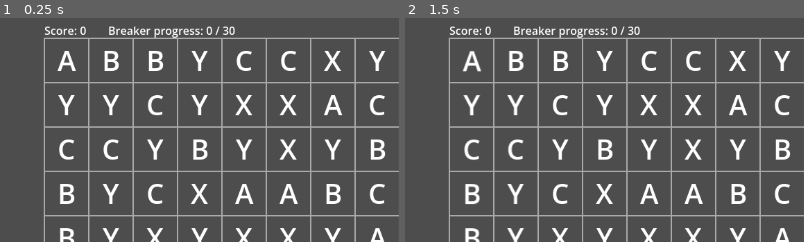
Above: before the commit, frames 1-2 (left to right).
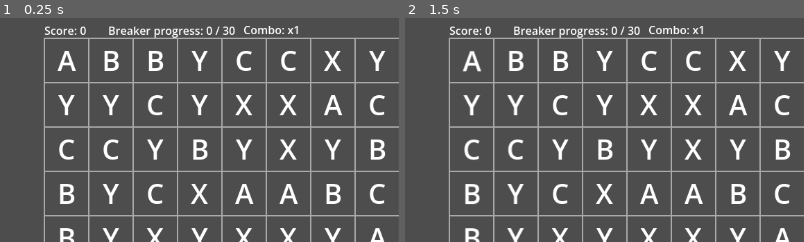
Above: after the commit, the same moments.

Repository: fehudma/godot_projects
Game: Godot game, scene res://Scenes/game.tscn
Two runs of this game, one before a commit and one after it. Both use one fixed random seed, a clock stepped at 60 frames per second and the inputs below.
Inputs:
- Up to frame 1 (0.25 s): no input
- Up to frame 2 (1.5 s): click "Test" at 0.5 s; click "Hint" at 1.25 s
The pictures show only the part of the screen within x 0-50%, y 5-55%; the shares and areas given below are measured in that part.

The runs differ from the first frame. In frame 1, 0.2% of the frame differs, in the area x 61-75%, y 3-8%; in frame 2, 0.2%.

Commit message:
Show the current cascade multiplier briefly

Diff:
--- a/Scenes/board.gd
+++ b/Scenes/board.gd
@@ -30,6 +30,7 @@
 @onready var breaker_button: Button = $"../BreakerButton"
 @onready var score_label: Label = $"../ScoreLabel"
 @onready var breaker_progress_label: Label = $"../BreakerProgressLabel"
+@onready var combo_label: Label = $"../ComboLabel"
 
 
 #==========================VARS
@@ -421,6 +422,7 @@
 #
 #resolve matches (repeatedly if need be)
 func resolve_cascades() -> void:
+	update_combo_display(2)
 	var cascade_multiplier: int = 2
 	var new_matches: Array[Piece] = get_all_matches()
 
@@ -575,6 +577,10 @@
 		+ " / "
 		+ str(BREAKER_PIECES_REQUIRED)
 	)
+
+#Show the current cascade multiplier briefly
+func update_combo_display(multiplier: int) -> void:
+	combo_label.text = "Combo: x" + str(multiplier)
 #==========================OTHER FUNCTIONS
 #“Where should the center of cell (column, row) be?”
 func _draw() -> void:
--- a/Scenes/game.tscn
+++ b/Scenes/game.tscn
@@ -39,6 +39,13 @@
 offset_bottom = 64.0
 text = "Breaker progress: 0 / 30"
 
+[node name="ComboLabel" type="Label" parent="." unique_id=1154950233]
+offset_left = 351.0
+offset_top = 40.0
+offset_right = 433.0
+offset_bottom = 63.0
+text = "Combo: x1"
+
 [connection signal="pressed" from="TestButton" to="Board" method="_on_test_button_pressed"]
 [connection signal="pressed" from="HintButton" to="Board" method="_on_hint_button_pressed"]
 [connection signal="pressed" from="BreakerButton" to="Board" method="_on_breaker_button_pressed"]
